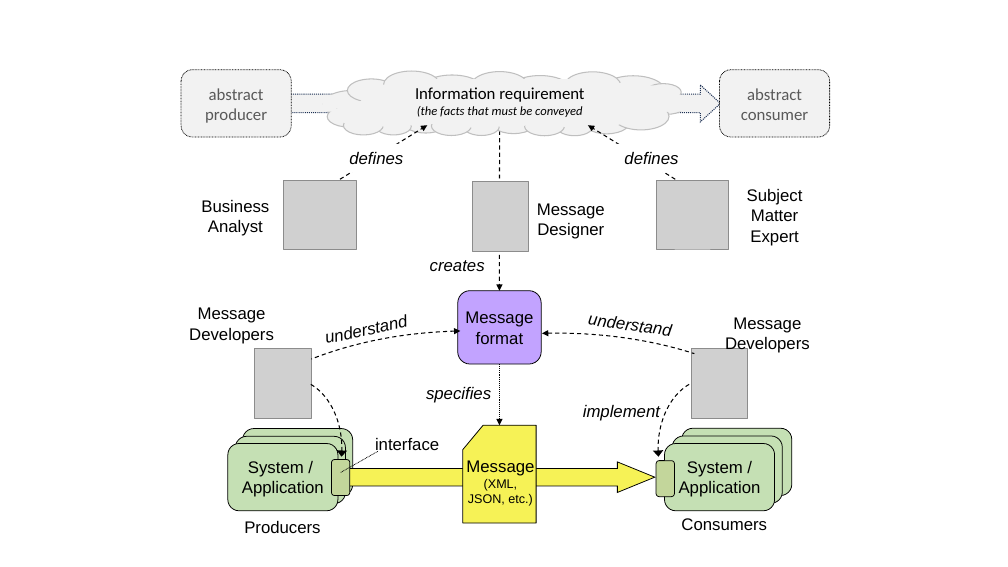
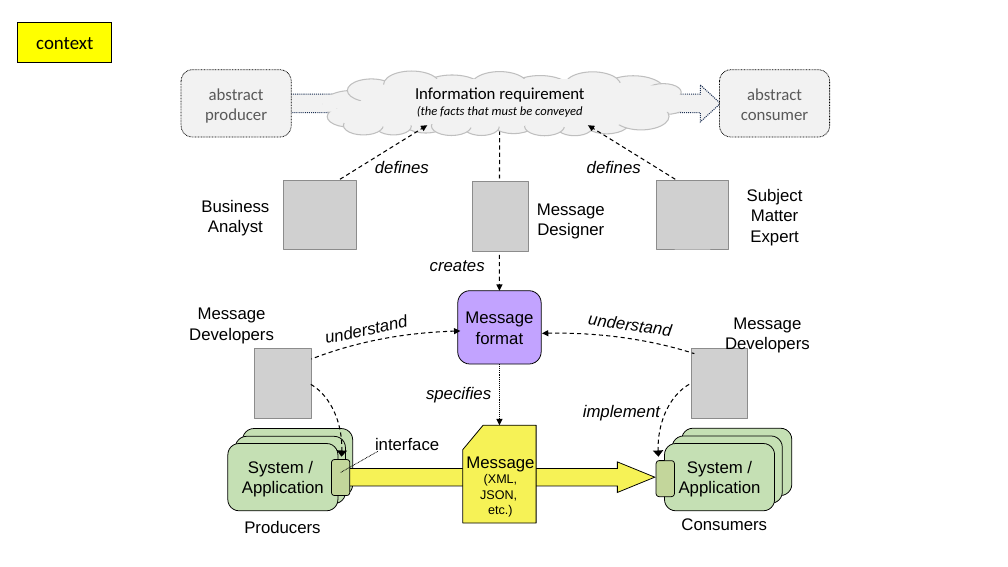
Before and after one commit to niemopen/niem-naming-design-rules, a slide deck: slide 1 of pptx/figures.pptx. Drawn at 1008x567 pixels with LibreOffice and Linux fonts; fonts in the diff are those of the drawing; grey boxes stand for pictures. Boxes give left, top, right and bottom in pixels: in the first picture for what was removed or moved away, otherwise in the second. Text is boxed around its words. In the diff, an @@ line names an element or a change of style, - is before the commit and + after.

```diff
--- a/pptx/figures.pptx
+++ b/pptx/figures.pptx
@@ rectangle added at bbox=[18, 22, 113, 62], fill #FFFF00, outline #000000 1 pt, 18 pt, text #000000 @@
+context
@@ text "defines": place and size @@
-text "defines" at bbox=[349, 152, 403, 164]
+text "defines" at bbox=[375, 161, 429, 173]
@@ text "defines": place and size @@
-text "defines" at bbox=[624, 152, 678, 164]
+text "defines" at bbox=[587, 161, 641, 173]
@@ text "Message" rewrapped from bbox=[466, 460, 534, 506] to bbox=[466, 456, 534, 517] @@
```
Also in this commit, not shown: 2 other slides changed, 3 slides added, 19 other files.
